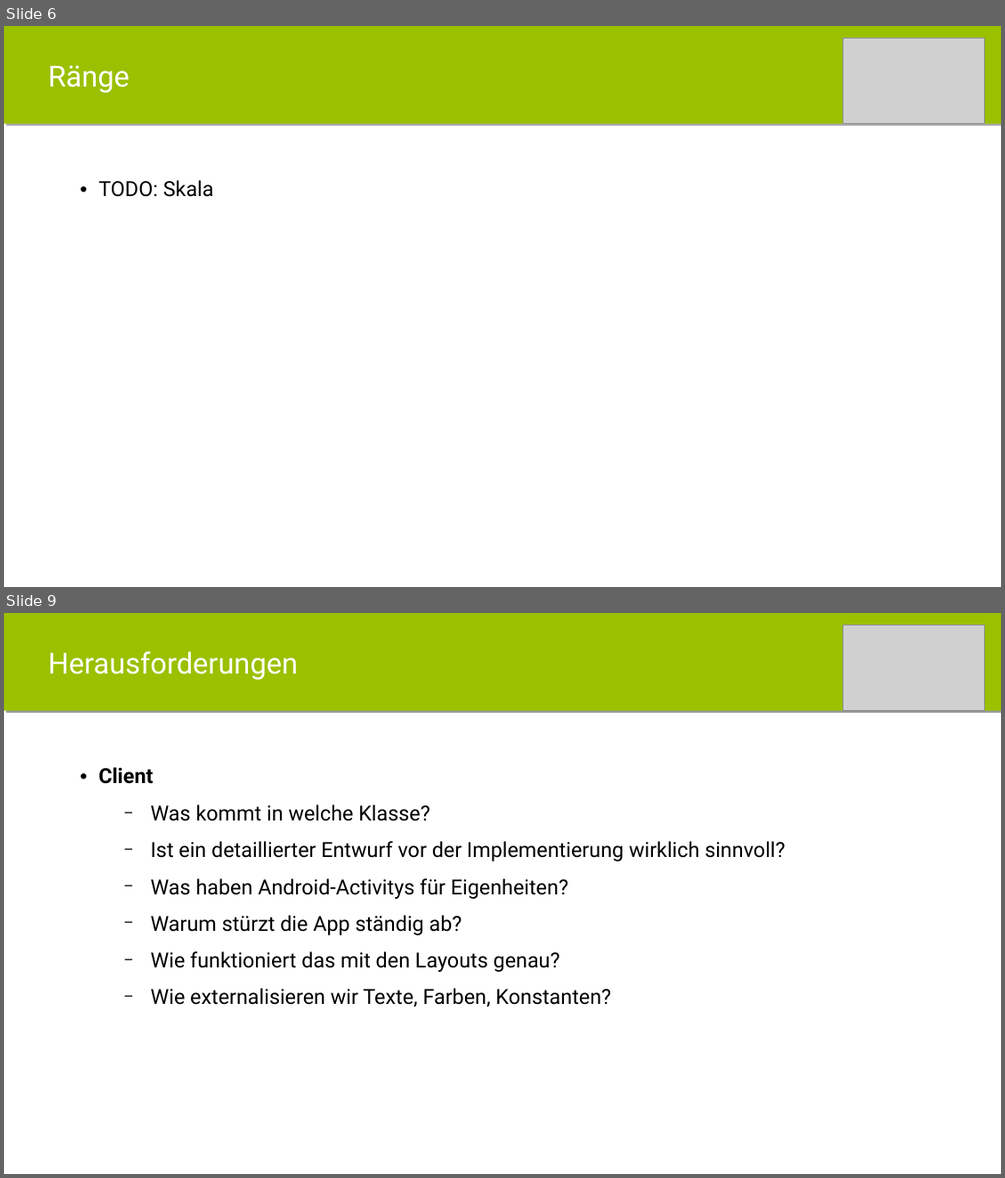
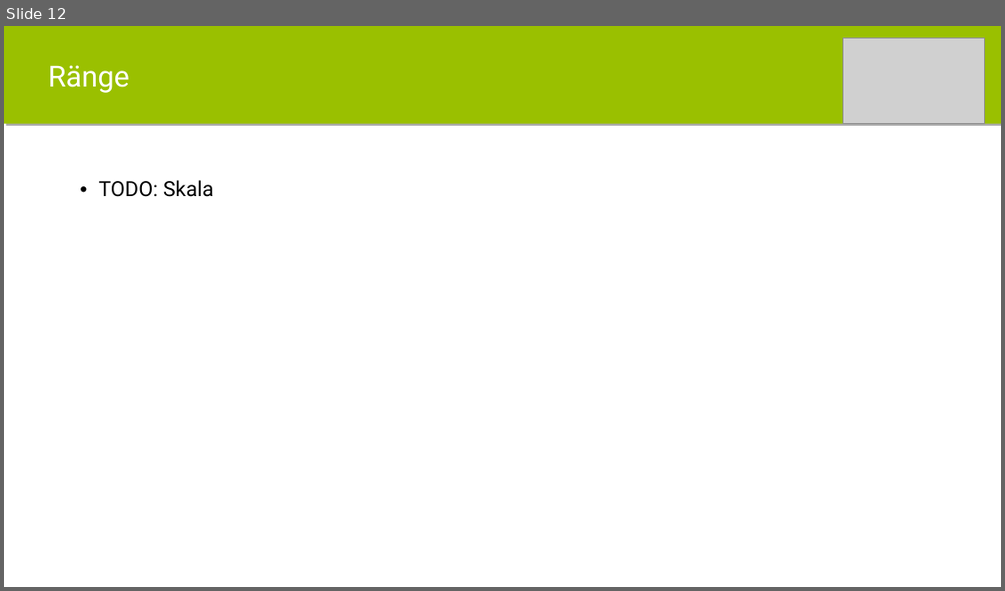
Before and after one commit to itzMatze/PSE-Team02, a slide deck: 5 Präsentation/mensameet_abschluss.pptx. Shown one above the other, each under a label of ours: slides 6 and 9 before the commit, slide 12 after it; the slides between them are not shown. The pictures are 1005x1178 and 1005x591 pixels, drawn with LibreOffice and Linux fonts; fonts in the diff are those of the drawing; grey boxes stand for pictures. Boxes give left, top, right and bottom in pixels: in the first picture for what was removed or moved away, otherwise in the second. Text is boxed around its words. In the diff, an @@ line names an element or a change of style, - is before the commit and + after.

```diff
--- a/5 Präsentation/mensameet_abschluss.pptx
+++ b/5 Präsentation/mensameet_abschluss.pptx
@@ slide 9 removed at [4, 613, 1001, 1174], background #FFFFFF @@
@@ rectangle removed at [4, 613, 1001, 710] @@
-Herausforderungen
@@ picture removed at [843, 625, 985, 710] @@
@@ text removed at [98, 767, 785, 1006] @@
-• Client
-  − Was kommt in welche Klasse?
-  − Ist ein detaillierter Entwurf vor der Implementierung wirklich sinnvoll?
-  − Was haben Android-Activitys für Eigenheiten?
-  − Warum stürzt die App ständig ab?
-  − Wie funktioniert das mit den Layouts genau?
-  − Wie externalisieren wir Texte, Farben, Konstanten?
@@ what was slide 6 is now slide 12 @@
```
Also in this commit, not shown: 1 slide changed, 8 slides added, 6 other slides removed.
